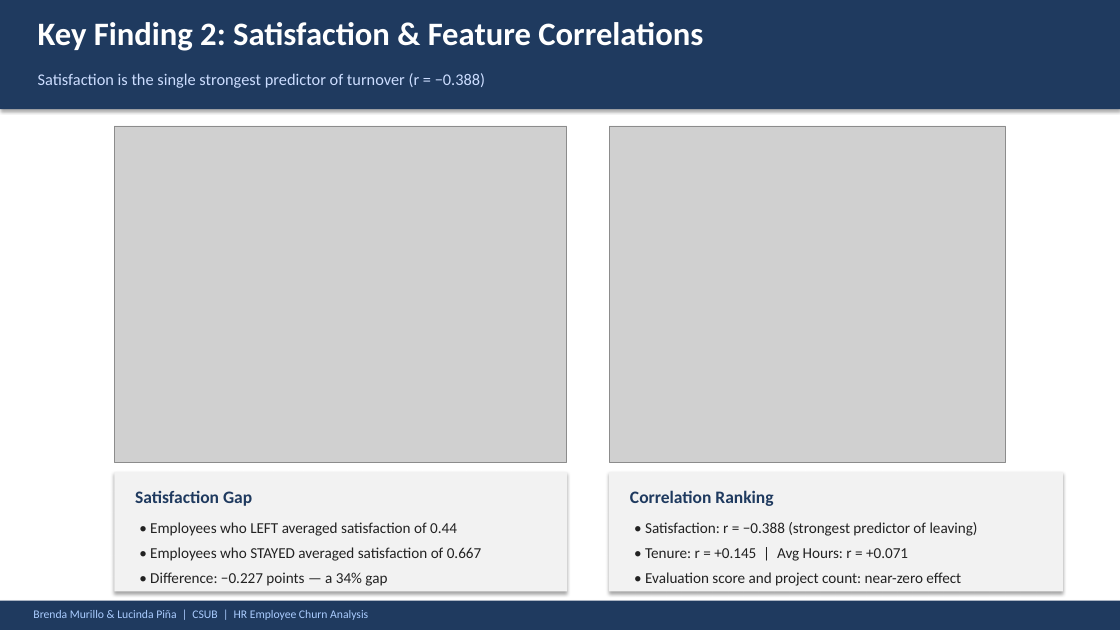
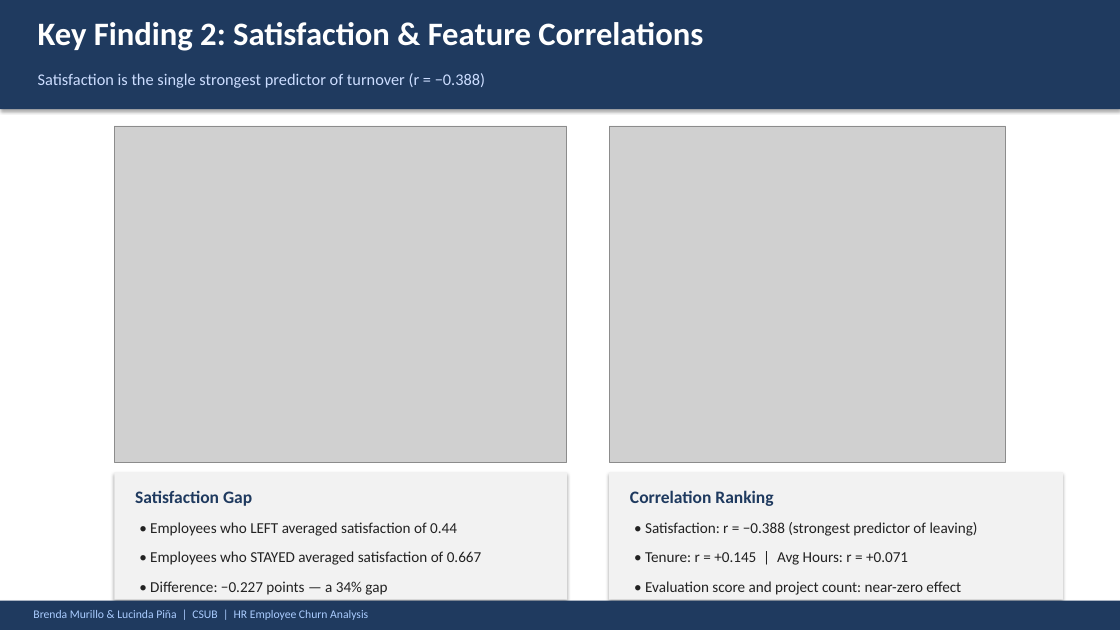
Before and after one commit to brendaMurillo/predicting-employee-turnover, a slide deck: slide 5 of HR_Churn_Presentation.pptx. Drawn at 1120x630 pixels with LibreOffice and Linux fonts; fonts in the diff are those of the drawing; grey boxes stand for pictures. Boxes give left, top, right and bottom in pixels: in the first picture for what was removed or moved away, otherwise in the second. Text is boxed around its words. In the diff, an @@ line names an element or a change of style, - is before the commit and + after.

```diff
--- a/HR_Churn_Presentation.pptx
+++ b/HR_Churn_Presentation.pptx
@@ rectangle: place and size @@
-rectangle at (114,472,567,592)
+rectangle at (114,472,567,600)
@@ rectangle: place and size @@
-rectangle at (609,472,1063,592)
+rectangle at (609,472,1063,600)
@@ text "• Employees who STAYED averaged ...": place and size @@
-text "• Employees who STAYED averaged ..." at (150,547,482,561)
+text "• Employees who STAYED averaged ..." at (150,551,482,565)
@@ text "• Tenure: r = +0.145 ...": place and size @@
-text "• Tenure: r = +0.145 ..." at (645,548,908,561)
+text "• Tenure: r = +0.145 ..." at (645,552,908,565)
@@ text "• Difference: −0.227 points — ...": place and size @@
-text "• Difference: −0.227 points — ..." at (150,572,387,586)
+text "• Difference: −0.227 points — ..." at (150,581,387,595)
@@ text "• Evaluation score and project ...": place and size @@
-text "• Evaluation score and project ..." at (645,572,961,586)
+text "• Evaluation score and project ..." at (645,581,961,595)
```
Also in this commit, not shown: 1 other slide changed, 1 slide added.
